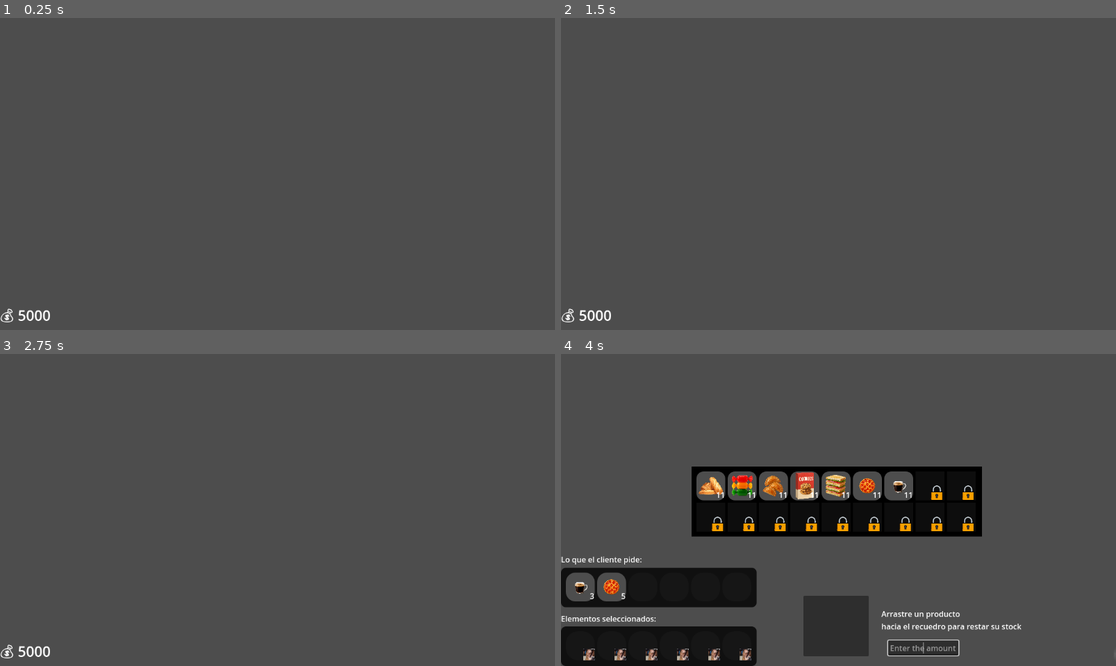
Above: before the commit, frames 1-4 (two rows, left to right).
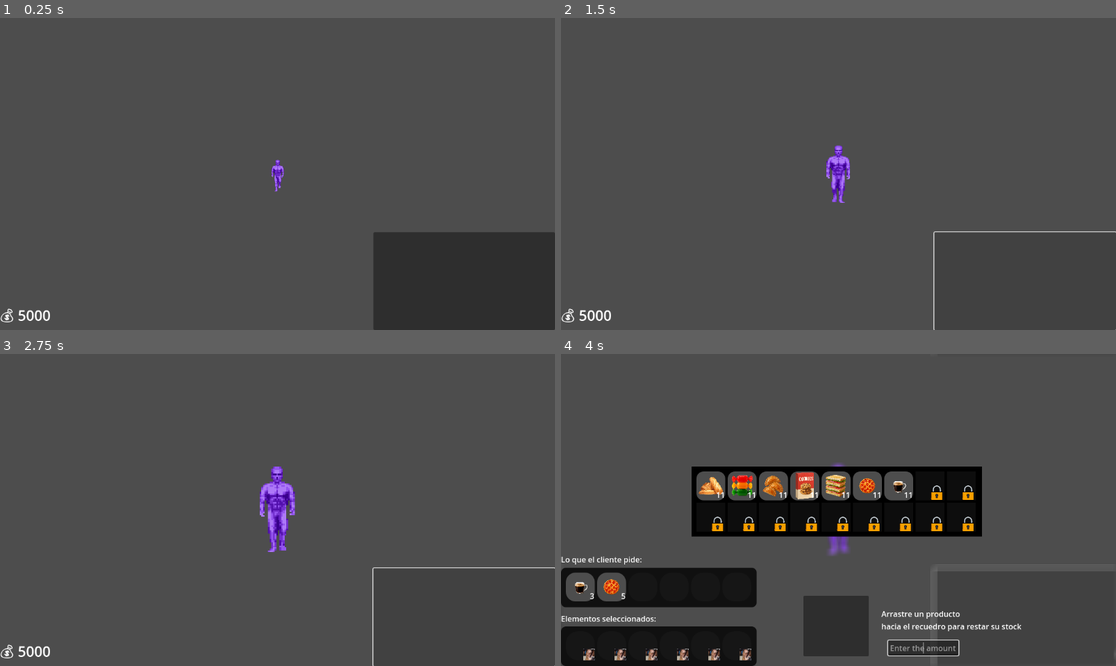
Above: after the commit, the same moments.

Repository: Rayclu/5noches
Game: Godot game, scene res://scenes/control.tscn
Two runs of this game, one before a commit and one after it. Both use one fixed random seed, a clock stepped at 60 frames per second and the inputs below. The project has no main scene, so this scene is started directly.
Inputs (mouse positions are in pixels of both pictures, inside the frame that each line leads up to):
- Up to frame 1 (0.25 s): no input
- Up to frame 2 (1.5 s): click (1027, 280) at 0.52 s; click (1027, 280) at 1.27 s
- Up to frame 3 (2.75 s): click (466, 616) at 2.02 s
- Up to frame 4 (4 s): tap Enter at 2.75 s; tap E (e) at 2.85 s; click (921, 647) at 3.52 s; type "12" at 3.6 s

The runs differ from the first frame. In frame 1, 10% of the frame differs, in the area x 48-100%, y 45-100%; in frame 2, 0.7%; in frame 3, 1.3%; in frame 4, 0.3%.

Commit message:
implementacion unica de animaciones y clases

Diff:
--- a/code/Clases/Clase_Comida.gd
+++ b/code/Clases/Clase_Comida.gd
@@ -10,6 +10,3 @@
 	image = asset
 	stock = amount
 	return self
-
-func printe():
-	pass
--- a/code/Clases/Cleptomano.gd
+++ b/code/Clases/Cleptomano.gd
@@ -1,4 +1,18 @@
 extends Cliente
 class_name Cleptomano
-func hola():
-	print("jaja")
+var cantObjStoled:int
+var probStole:int
+var robar:bool
+
+static func CreateInstances(name,listOfReq,image,CuantityStold,probablysotol,stol):
+	var cleptomano = Cleptomano.new()
+	cleptomano.nombre = name
+	cleptomano.asset = image
+	cleptomano.requeriments = listOfReq
+	cleptomano.cantObjStoled = CuantityStold
+	cleptomano.probStole = probablysotol
+	cleptomano.robar = stol
+	return cleptomano
+
+func stole():
+	pass
--- a/code/Clases/Cliente.gd
+++ b/code/Clases/Cliente.gd
@@ -1,5 +1,16 @@
 extends Node
 class_name Cliente
+var nombre
+var requeriments
+var asset
+#fiar futura implementacion
+static func CreateInstance(name,listOfReq,image):
+	var cliente = Cliente.new()
+	cliente.nombre = name
+	cliente.asset = image
+	cliente.requeriments = listOfReq
+	return cliente
 
-func hola():
-	print("¡Hola desde Cliente!")
+
+func comprar():
+	pass
--- a/code/GLOBALS/Client.gd
+++ b/code/GLOBALS/Client.gd
@@ -1 +1,3 @@
 extends Node
+
+var requeriments:Array
--- a/code/Inventario/DeleteButtonHandler.gd
+++ b/code/Inventario/DeleteButtonHandler.gd
@@ -13,6 +13,8 @@
 	if !texture_rect.texture || len(ArrayObjects) == 0:
 		return
 	for objects in ArrayObjects:
+		if !texture_rect.texture || len(ArrayObjects) == 0:
+			return
 		if texture_rect.texture.load_path == load(objects["ref"].image).load_path:
 			if int(objects["CuSelect"]) == 1:
 				labelStock.text = ""
--- a/code/Inventario/MiniInvControl.gd
+++ b/code/Inventario/MiniInvControl.gd
@@ -22,7 +22,6 @@
 	var i = 0
 	for child in get_children():
 		if i >= len(listaElementsChosed):
-			print("hola me comp´li???"," -- ",child)
 			child.get_children()[0].texture = null
 			child.get_children()[1].text = ""
 			var normal = StyleBoxFlat.new()
@@ -30,5 +29,5 @@
 			normal.set_corner_radius_all(25)
 			child.add_theme_stylebox_override("panel",normal)
 		else:
-			print("no,. incrementate")
+
 			i+=1
--- a/control.gd
+++ b/control.gd
@@ -1,8 +1,40 @@
 extends Control
 var holas = Cleptomano.new()
 var holas2 = Cliente.new()
+@onready var texture_rect = get_node("TextureRect")
+@onready var EnterAnimation = get_node("Enter")
+@onready var LeftAnimation:AnimatedSprite2D = get_node("Left")
+@onready var button = get_node("Button")
+var tween = create_tween()
+
+func _ready() -> void:
+	button.connect("pressed",Callable(self,"StartAnimation"))
+	EnterAnimation.play()
+	LeftAnimation.hide()
+	tween.tween_property(EnterAnimation, "scale", Vector2(10,10), 10)
+
+func StartAnimation():
+	if EnterAnimation.is_playing():
+		return
+	else:
+		EnterAnimation.hide()
+		LeftAnimation.scale = Vector2(9,9)
+		LeftAnimation.show()
+		LeftAnimation.play("Stole")
+		var AnimationLeft = create_tween()
+		AnimationLeft.tween_property(LeftAnimation, "scale", Vector2(1,1), 10)
+		await get_tree().create_timer(0.5).timeout
+		LeftAnimation.sprite_frames.remove_frame("Back", 0)
+
 func _process(delta: float) -> void:
-	holas.hola()
-	holas2.hola()
-	print(HUD.get_children()[0])
+	if int(EnterAnimation.scale[0]) == 9:
+		EnterAnimation.stop()
+		EnterAnimation.set_frame_and_progress(4,0.0)
+		tween.kill()
+	if int(LeftAnimation.scale[0])== 2:
+		LeftAnimation.stop()
+		LeftAnimation.hide()
+
 	HUD.get_children()[0].hide()
+	texture_rect.texture = holas2.asset
+	var hi = Cleptomano.CreateInstances("pepe",[],preload("res://assets/Cliente.png"),3,10,true)
--- a/project.godot
+++ b/project.godot
@@ -22,9 +22,9 @@
 Global="*res://code/GLOBALS/Global.gd"
 LEVELS="*res://code/GLOBALS/Levels.gd"
 ECONOMY="*res://code/GLOBALS/Economy.gd"
+HUD="*res://scenes/HUD.tscn"
 SHORCUTS="*res://code/GLOBALS/shor_cuts.gd"
-Client="*res://code/GLOBALS/Client.gd"
-HUD="*res://scenes/HUD.tscn"
+CLIENT="*res://code/GLOBALS/Client.gd"
 
 [file_customization]
 
@@ -55,3 +55,5 @@
 
 textures/canvas_textures/default_texture_filter=3
 textures/canvas_textures/default_texture_repeat=1
+renderer/rendering_method="gl_compatibility"
+renderer/rendering_method.mobile="gl_compatibility"
--- a/scenes/control.tscn
+++ b/scenes/control.tscn
@@ -1,6 +1,151 @@
-[gd_scene load_steps=2 format=3 uid="uid://0yihccwmhxg"]
+[gd_scene load_steps=35 format=3 uid="uid://0yihccwmhxg"]
 
 [ext_resource type="Script" uid="uid://m3gd4ybxs012" path="res://control.gd" id="1_5p55f"]
+[ext_resource type="Texture2D" uid="uid://cpfg18k053oc2" path="res://assets/animation/2fps char.png" id="2_01bab"]
+[ext_resource type="Texture2D" uid="uid://82dvc5oqlo76" path="res://assets/animation/3fps char.png" id="3_exs80"]
+[ext_resource type="Texture2D" uid="uid://b4mcjlapu0nra" path="res://assets/animation/4fps char.png" id="4_kql7n"]
+[ext_resource type="Texture2D" uid="uid://6jk26iry5ucs" path="res://assets/animation/10fps char.png" id="5_tac8f"]
+[ext_resource type="Texture2D" uid="uid://c2vr7agyif60m" path="res://assets/animation/5fps char.png" id="6_vb5ih"]
+[ext_resource type="Texture2D" uid="uid://c7gx1w5adn804" path="res://assets/animation/6fps char.png" id="7_6pn8l"]
+[ext_resource type="Texture2D" uid="uid://c8iebiw04kckx" path="res://assets/animation/7fps char.png" id="8_0jf8d"]
+[ext_resource type="Texture2D" uid="uid://da8jfl0fjui6l" path="res://assets/animation/8fps char.png" id="9_apcft"]
+[ext_resource type="Texture2D" uid="uid://dv2725h20dvt1" path="res://assets/animation/9fps char.png" id="10_2pn8f"]
+[ext_resource type="Texture2D" uid="uid://db7w8gpbkm4y7" path="res://assets/animation/1fps roll back char.png" id="11_mmsp5"]
+[ext_resource type="Texture2D" uid="uid://byojbkm0b2evs" path="res://assets/animation/2fps back char.png" id="12_an0t8"]
+[ext_resource type="Texture2D" uid="uid://ccbfv5msldg7j" path="res://assets/animation/3fps back char.png" id="13_db4rb"]
+[ext_resource type="Texture2D" uid="uid://badfdqk5w0ams" path="res://assets/animation/4fps back char.png" id="14_6uaey"]
+[ext_resource type="Texture2D" uid="uid://bnby6h0ev23xn" path="res://assets/animation/5fps back char.png" id="15_sej5b"]
+[ext_resource type="Texture2D" uid="uid://cnipihihydkoq" path="res://assets/animation/6fps back char.png" id="16_ehb43"]
+[ext_resource type="Texture2D" uid="uid://n8ob2exblcmq" path="res://assets/animation/7fps back char.png" id="17_ednal"]
+[ext_resource type="Texture2D" uid="uid://sdvm4ywejy51" path="res://assets/animation/9fps back char.png" id="18_kaou4"]
+[ext_resource type="Texture2D" uid="uid://bqhifroafk625" path="res://assets/animation/8fps back char.png" id="19_lr483"]
+[ext_resource type="Texture2D" uid="uid://70gecvbhtyue" path="res://assets/animation/10fps back char.png" id="20_rk4e5"]
+[ext_resource type="Texture2D" uid="uid://1rausauos6u7" path="res://assets/animation/11fps back char.png" id="21_0hfu7"]
+[ext_resource type="Texture2D" uid="uid://by7ms4tb0kltq" path="res://assets/animation/1fps stole char.png" id="22_fd2iw"]
+[ext_resource type="Texture2D" uid="uid://b34yaisdpoyx7" path="res://assets/animation/2fps stole char.png" id="23_mnht8"]
+[ext_resource type="Texture2D" uid="uid://c5k35oaon87ul" path="res://assets/animation/3fps stole char.png" id="24_sxeuk"]
+[ext_resource type="Texture2D" uid="uid://di52lkuw0acd" path="res://assets/animation/4fps stole char.png" id="25_nnsnw"]
+[ext_resource type="Texture2D" uid="uid://deegbvhxa1qng" path="res://assets/animation/5fps stole char.png" id="26_61o30"]
+[ext_resource type="Texture2D" uid="uid://dt4bvhj3j6s63" path="res://assets/animation/6fps stole char.png" id="27_po8yf"]
+[ext_resource type="Texture2D" uid="uid://dptbw45fnm6p2" path="res://assets/animation/7fps stole char.png" id="28_7o2ue"]
+[ext_resource type="Texture2D" uid="uid://pu73pmegq33l" path="res://assets/animation/8fps stole char.png" id="29_72v1w"]
+[ext_resource type="Texture2D" uid="uid://da5oo4rpfy743" path="res://assets/animation/9fps stole char.png" id="30_qsysb"]
+[ext_resource type="Texture2D" uid="uid://cao8vsqv3ykpa" path="res://assets/animation/10fps stole char.png" id="31_hl4in"]
+[ext_resource type="Texture2D" uid="uid://dua7t7333w14e" path="res://assets/animation/11fps stole char.png" id="32_136wn"]
+
+[sub_resource type="SpriteFrames" id="SpriteFrames_tfhda"]
+animations = [{
+"frames": [{
+"duration": 1.0,
+"texture": ExtResource("2_01bab")
+}, {
+"duration": 1.0,
+"texture": ExtResource("3_exs80")
+}, {
+"duration": 1.0,
+"texture": ExtResource("4_kql7n")
+}, {
+"duration": 1.0,
+"texture": ExtResource("5_tac8f")
+}, {
+"duration": 1.0,
+"texture": ExtResource("6_vb5ih")
+}, {
+"duration": 1.0,
+"texture": ExtResource("7_6pn8l")
+}, {
+"duration": 1.0,
+"texture": ExtResource("8_0jf8d")
+}, {
+"duration": 1.0,
+"texture": ExtResource("9_apcft")
+}, {
+"duration": 1.0,
+"texture": ExtResource("10_2pn8f")
+}],
+"loop": true,
+"name": &"default",
+"speed": 8.0
+}]
+
+[sub_resource type="SpriteFrames" id="SpriteFrames_fd2iw"]
+animations = [{
+"frames": [{
+"duration": 1.0,
+"texture": ExtResource("11_mmsp5")
+}, {
+"duration": 1.0,
+"texture": ExtResource("12_an0t8")
+}, {
+"duration": 1.0,
+"texture": ExtResource("13_db4rb")
+}, {
+"duration": 1.0,
+"texture": ExtResource("14_6uaey")
+}, {
+"duration": 1.0,
+"texture": ExtResource("15_sej5b")
+}, {
+"duration": 1.0,
+"texture": ExtResource("16_ehb43")
+}, {
+"duration": 1.0,
+"texture": ExtResource("17_ednal")
+}, {
+"duration": 1.0,
+"texture": ExtResource("18_kaou4")
+}, {
+"duration": 1.0,
+"texture": ExtResource("19_lr483")
+}, {
+"duration": 1.0,
+"texture": ExtResource("20_rk4e5")
+}, {
+"duration": 1.0,
+"texture": ExtResource("21_0hfu7")
+}],
+"loop": true,
+"name": &"Back",
+"speed": 8.0
+}, {
+"frames": [{
+"duration": 1.0,
+"texture": ExtResource("22_fd2iw")
+}, {
+"duration": 1.0,
+"texture": ExtResource("23_mnht8")
+}, {
+"duration": 1.0,
+"texture": ExtResource("24_sxeuk")
+}, {
+"duration": 1.0,
+"texture": ExtResource("25_nnsnw")
+}, {
+"duration": 1.0,
+"texture": ExtResource("26_61o30")
+}, {
+"duration": 1.0,
+"texture": ExtResource("27_po8yf")
+}, {
+"duration": 1.0,
+"texture": ExtResource("28_7o2ue")
+}, {
+"duration": 1.0,
+"texture": ExtResource("29_72v1w")
+}, {
+"duration": 1.0,
+"texture": ExtResource("30_qsysb")
+}, {
+"duration": 1.0,
+"texture": ExtResource("31_hl4in")
+}, {
+"duration": 1.0,
+"texture": ExtResource("32_136wn")
+}],
+"loop": true,
+"name": &"Stole",
+"speed": 15.0
+}]
 
 [node name="Control" type="Control"]
 layout_mode = 3
@@ -10,3 +155,37 @@
 grow_horizontal = 2
 grow_vertical = 2
 script = ExtResource("1_5p55f")
+
+[node name="TextureRect" type="TextureRect" parent="."]
+layout_mode = 1
+anchors_preset = 15
+anchor_right = 1.0
+anchor_bottom = 1.0
+grow_horizontal = 2
+grow_vertical = 2
+stretch_mode = 5
+
+[node name="Enter" type="AnimatedSprite2D" parent="."]
+position = Vector2(577, 328)
+sprite_frames = SubResource("SpriteFrames_tfhda")
+frame = 8
+frame_progress = 1.0
+
+[node name="Left" type="AnimatedSprite2D" parent="."]
+position = Vector2(577, 328)
+sprite_frames = SubResource("SpriteFrames_fd2iw")
+animation = &"Stole"
+frame = 1
+frame_progress = 0.735922
+
+[node name="Button" type="Button" parent="."]
+layout_mode = 1
+anchors_preset = 3
+anchor_left = 1.0
+anchor_top = 1.0
+anchor_right = 1.0
+anchor_bottom = 1.0
+offset_left = -377.0
+offset_top = -203.0
+grow_horizontal = 0
+grow_vertical = 0
Binary file changed: assets/Cliente.png
Binary file added: assets/animation/10fps back char.png
Not shown, added: assets/animation/10fps back char.png.import
Binary file added: assets/animation/10fps char.png
Not shown, added: assets/animation/10fps char.png.import
Binary file added: assets/animation/10fps stole char.png
Not shown, added: assets/animation/10fps stole char.png.import
Binary file added: assets/animation/11fps back char.png
Not shown, added: assets/animation/11fps back char.png.import
Binary file added: assets/animation/11fps stole char.png
Not shown, added: assets/animation/11fps stole char.png.import
Binary file added: assets/animation/1fps char.ase
(and 56 more such lines)
